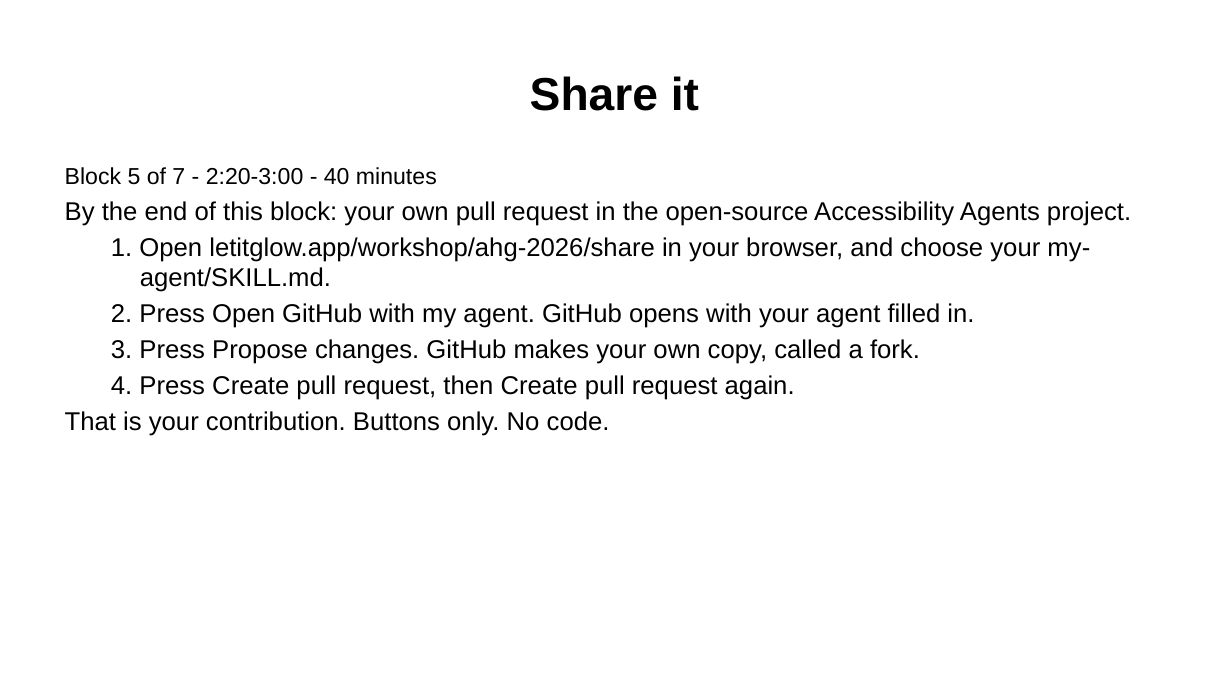
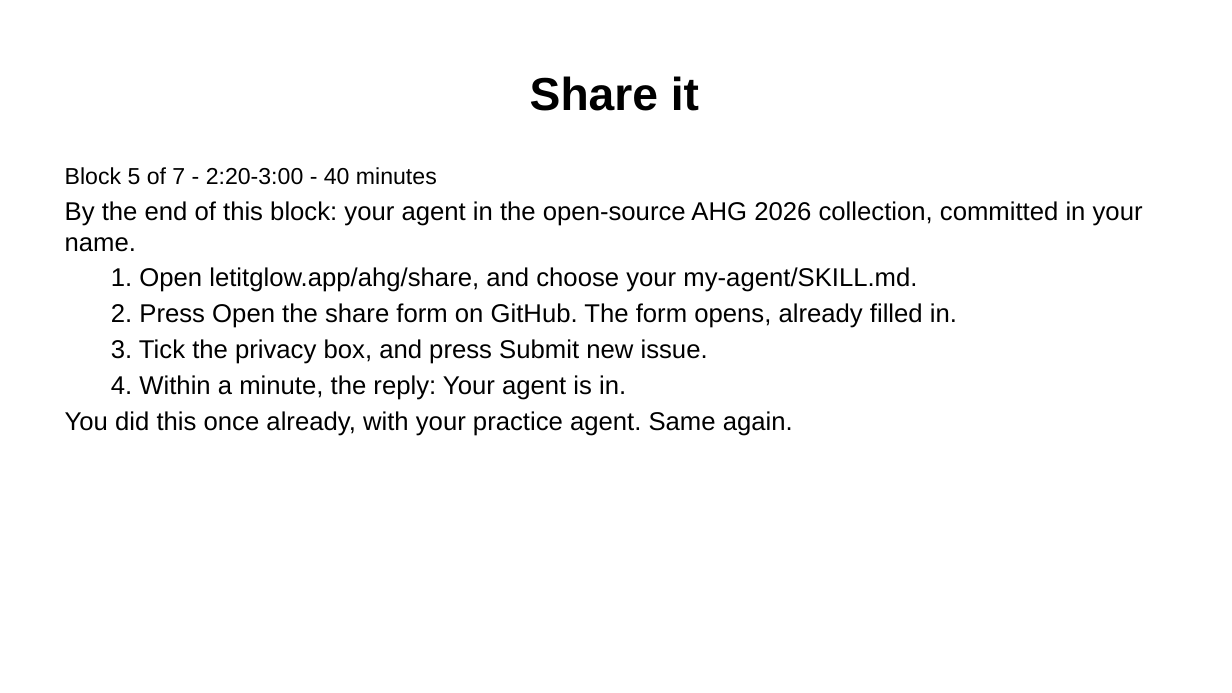
Before and after one commit to Community-Access/glow, a slide deck: slide 19 of docs/ahg-2026/slides.pptx. Drawn at 1232x693 pixels with LibreOffice and Linux fonts; fonts in the diff are those of the drawing. Boxes give left, top, right and bottom in pixels: in the first picture for what was removed or moved away, otherwise in the second. Text is boxed around its words. In the diff, an @@ line names an element or a change of style, - is before the commit and + after.

```diff
--- a/docs/ahg-2026/slides.pptx
+++ b/docs/ahg-2026/slides.pptx
@@ text at (65, 201, 1143, 436): text changed @@
-By the end of this block: your own pull request in the open-source Accessibility Agents project.
-  1. Open letitglow.app/workshop/ahg-2026/share in your browser, and choose your my-agent/SKILL.md.
-  2. Press Open GitHub with my agent. GitHub opens with your agent filled in.
-  3. Press Propose changes. GitHub makes your own copy, called a fork.
-  4. Press Create pull request, then Create pull request again.
-That is your contribution. Buttons only. No code.
+By the end of this block: your agent in the open-source AHG 2026 collection, committed in your name.
+  1. Open letitglow.app/ahg/share, and choose your my-agent/SKILL.md.
+  2. Press Open the share form on GitHub. The form opens, already filled in.
+  3. Tick the privacy box, and press Submit new issue.
+  4. Within a minute, the reply: Your agent is in.
+You did this once already, with your practice agent. Same again.
```
Also in this commit, not shown: 5 other slides changed, 54 other files.
